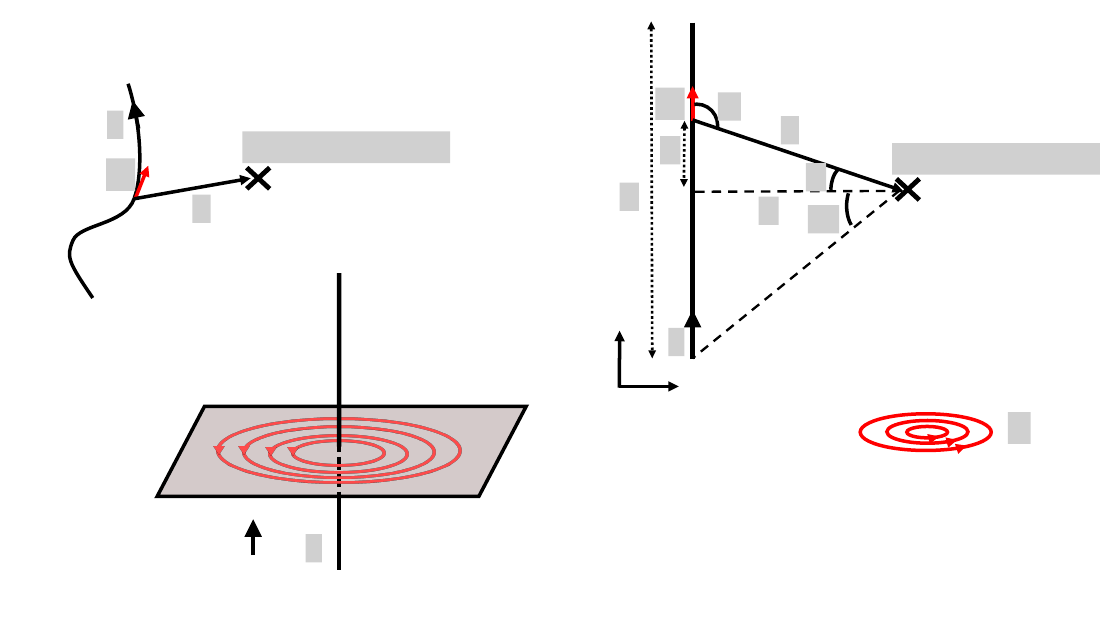
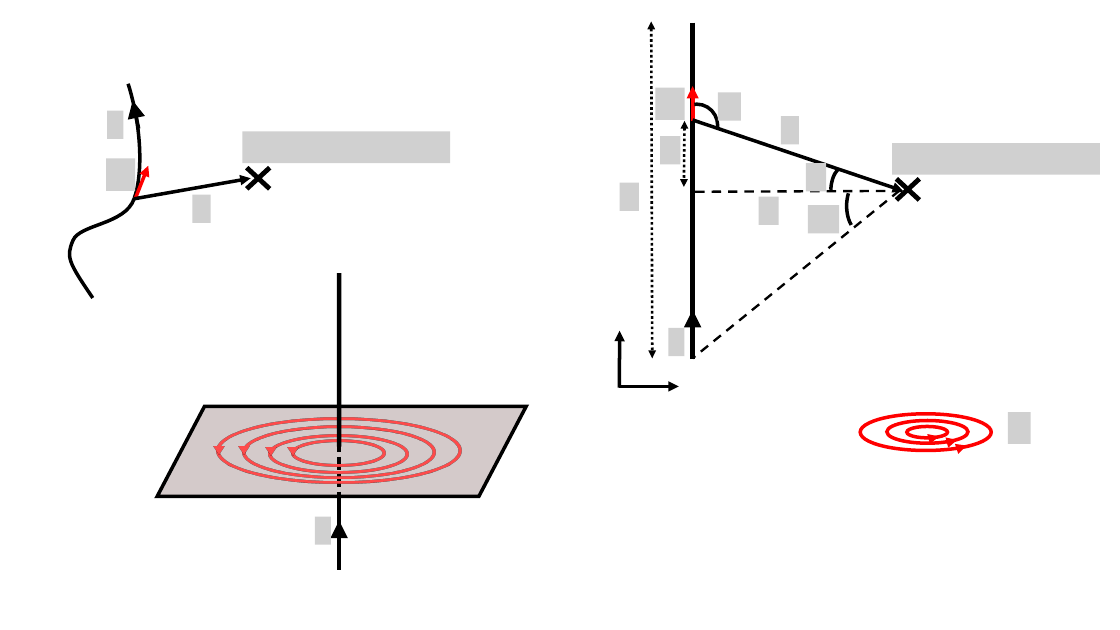
Before and after one commit to OSTP/PhysicsArtofModelling, a slide deck: slide 2 of tex/figures/MagneticSource/Figures.pptx. Drawn at 1120x630 pixels with LibreOffice and Linux fonts; fonts in the diff are those of the drawing; grey boxes stand for pictures; background and template pictures are left out. Boxes give left, top, right and bottom in pixels: in the first picture for what was removed or moved away, otherwise in the second. Text is boxed around its words. In the diff, an @@ line names an element or a change of style, - is before the commit and + after.

```diff
--- a/tex/figures/MagneticSource/Figures.pptx
+++ b/tex/figures/MagneticSource/Figures.pptx
@@ picture removed at [306, 534, 322, 563] @@
@@ picture added at [315, 517, 331, 545] @@
@@ arrow moved from (253, 555) - (253, 519) to (339, 557) - (339, 521) @@
```
Also in this commit, not shown: 2 slides added, 2 slides removed, 6 other files.
